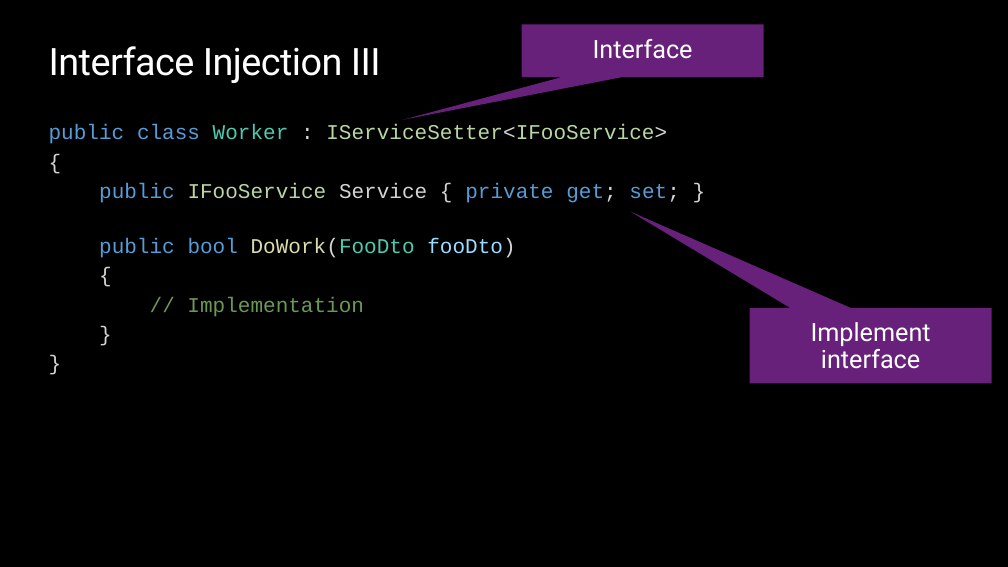
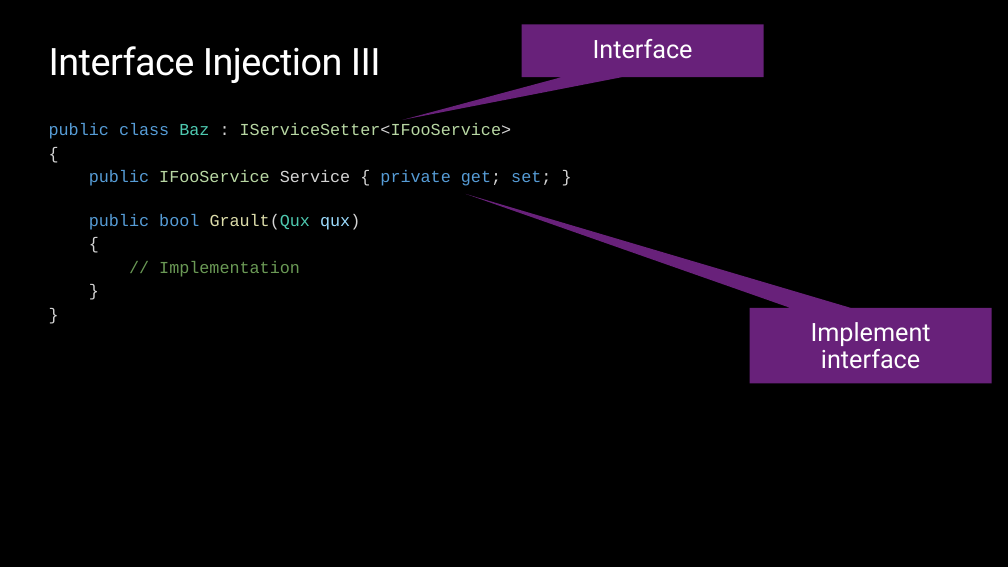
Before and after one commit to ondfisk/BDSA2020, a slide deck: slide 16 of Slides/Lecture05 - Dependency Injection, Testing Entity Framework.pptx (slide 14 before the commit). Drawn at 1008x567 pixels with LibreOffice and Linux fonts; fonts in the diff are those of the drawing; background and template pictures are left out. Boxes give left, top, right and bottom in pixels: in the first picture for what was removed or moved away, otherwise in the second. Text is boxed around its words. In the diff, an @@ line names an element or a change of style, - is before the commit and + after.

```diff
--- a/Slides/Lecture05 - Dependency Injection, Testing Entity Framework.pptx
+++ b/Slides/Lecture05 - Dependency Injection, Testing Entity Framework.pptx
@@ text at (49, 123, 512, 139): text changed; size 20 to 16 pt @@
-public class Worker : IServiceSetter<IFooService>
+public class Baz : IServiceSetter<IFooService>
@@ text at (89, 170, 551, 277): size 20 to 16 pt in "{", "public IFooService Service { private get; set; ...", "{", "// Implementation" and 2 more places @@
@@ text at (89, 214, 360, 230): text changed; size 20 to 16 pt @@
-public bool DoWork(FooDto fooDto)
+public bool Grault(Qux qux)
```
Also in this commit, not shown: 12 other slides changed, 5 slides added, 3 slides removed, 20 other files.
